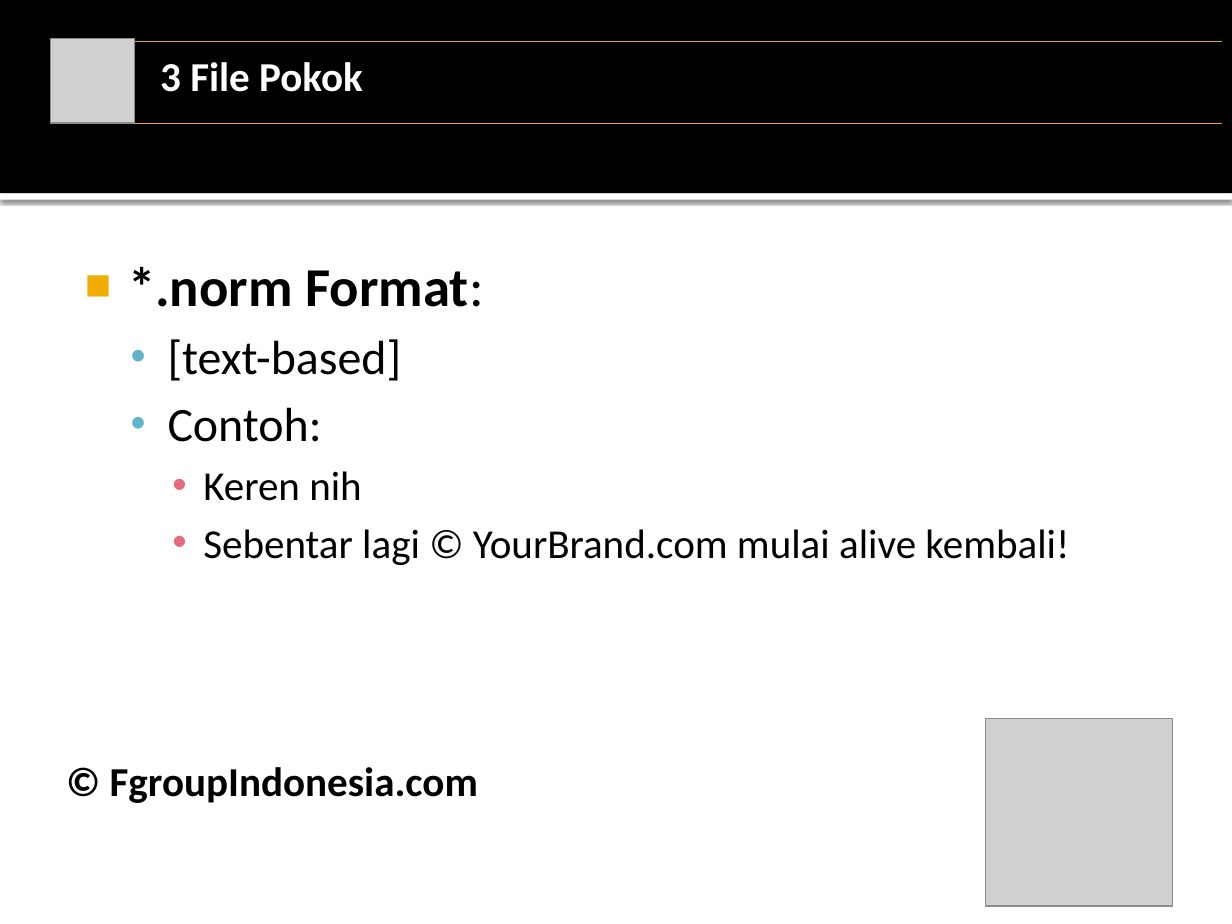
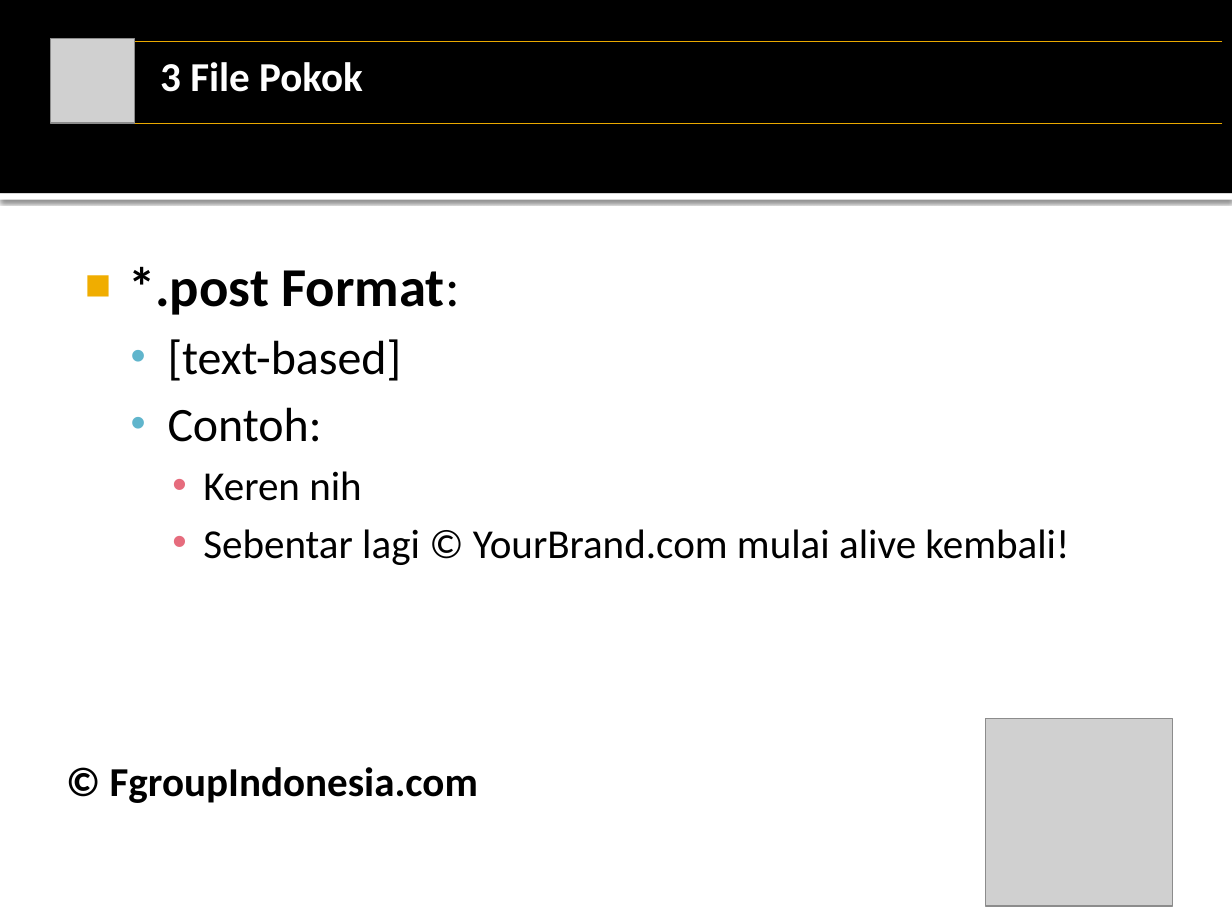
Before and after one commit to fgroupindonesia/socnetsdkv3, a slide deck: slide 15 of tutorials/non-developers/tutorials-non-developers-indonesia.pptx. Drawn at 1232x924 pixels with LibreOffice and Linux fonts; fonts in the diff are those of the drawing; grey boxes stand for pictures. Boxes give left, top, right and bottom in pixels: in the first picture for what was removed or moved away, otherwise in the second. Text is boxed around its words. In the diff, an @@ line names an element or a change of style, - is before the commit and + after.

```diff
--- a/tutorials/non-developers/tutorials-non-developers-indonesia.pptx
+++ b/tutorials/non-developers/tutorials-non-developers-indonesia.pptx
@@ text at [128, 266, 459, 315]: text changed @@
-■ *.norm Format:
+■ *.post Format:
```
Also in this commit, not shown: 8 other slides changed, 2 other files.
